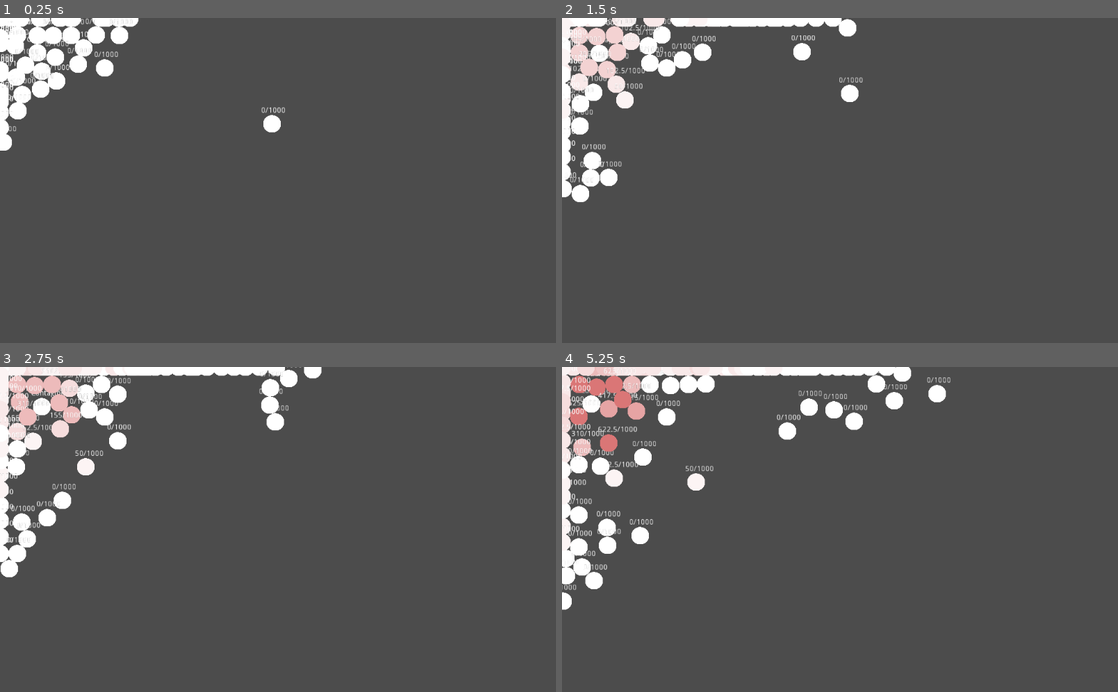
Above: before the commit, frames 1-4 (two rows, left to right).
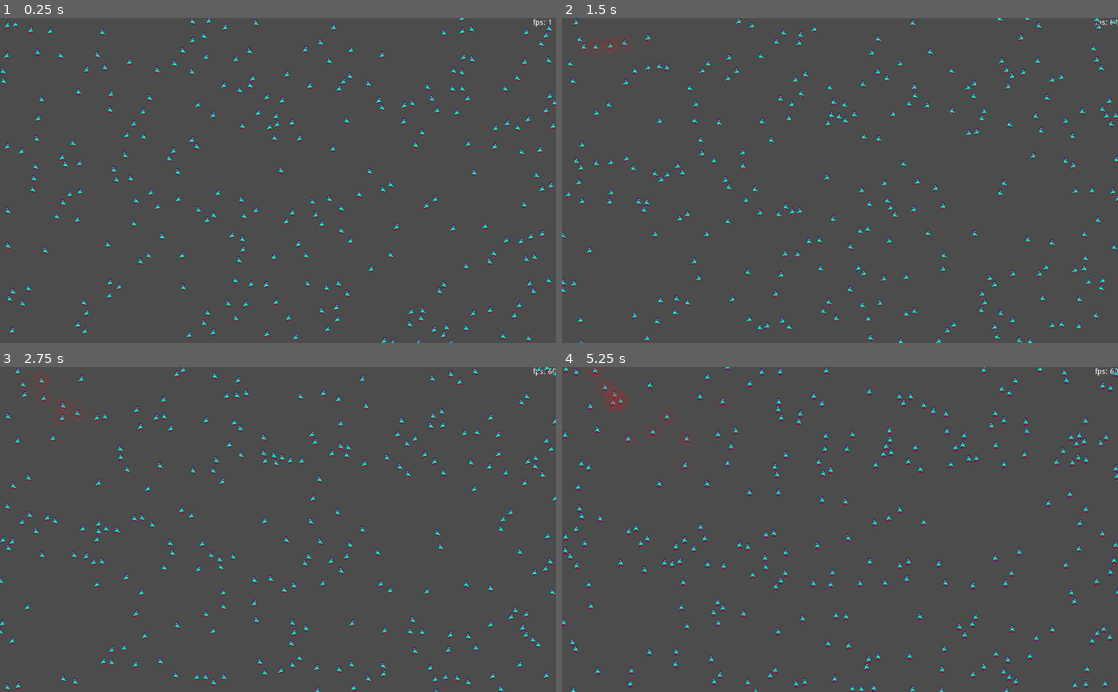
Above: after the commit, the same moments.

Repository: metcalf-putnam/OutbreakInSpace
Game: Godot game, scene res://root.tscn
The game is run twice, just before and just after one commit, with the same random seed, the same clock (stepped at 60 frames per second) and the same inputs. The project has no main scene, so this scene is started directly.
Inputs:
- Up to frame 1 (0.25 s): no input
- Up to frame 2 (1.5 s): tap Enter (ui_accept) at 0.5, 0.77 s; hold Right (ui_right) 0.53-1.28 s; hold Down (ui_down) from 1.28 s (still down)
- Up to frame 3 (2.75 s): tap Enter (ui_accept) at 1.52 s; release Down (ui_down) at 2.03 s; hold Right (ui_right) from 2.03 s (still down)
- Up to frame 4 (5.25 s): release Right (ui_right) at 2.78 s; hold Up (ui_up) 2.78-3.53 s; tap Enter (ui_accept) at 3.02, 3.77, 4.52 s; hold Left (ui_left) 3.53-5.03 s; hold Down (ui_down) from 5.03 s (still down)

The runs differ from the first frame. In frame 1, 7.6% of the frame differs, in the area x 0-100%, y 0-100%; in frame 2, 10%; in frame 3, 11%; in frame 4, 12%.

Commit message:
added animation

Diff:
--- a/characters/character.gd
+++ b/characters/character.gd
@@ -2,7 +2,7 @@
 class_name Character
 
 var screen_size
-var speed = 50
+var speed = 25
 
 var is_infected := false
 var is_contagious := false setget set_contagious
--- a/characters/character.tscn
+++ b/characters/character.tscn
@@ -1,16 +1,69 @@
-[gd_scene load_steps=6 format=2]
+[gd_scene load_steps=10 format=2]
 
 [ext_resource path="res://characters/character.gd" type="Script" id=1]
 [ext_resource path="res://characters/circle.png" type="Texture" id=2]
+[ext_resource path="res://characters/Animated_Aliens-Sheet.png" type="Texture" id=3]
 
 [sub_resource type="CircleShape2D" id=1]
-radius = 39.3685
+radius = 23.9767
 
 [sub_resource type="CircleShape2D" id=2]
-radius = 60.0323
+radius = 45.3409
 
 [sub_resource type="CircleShape2D" id=3]
-radius = 16.0912
+radius = 7.10376
+
+[sub_resource type="Animation" id=4]
+resource_name = "idle"
+length = 0.6
+loop = true
+tracks/0/type = "value"
+tracks/0/path = NodePath("Sprite:frame")
+tracks/0/interp = 1
+tracks/0/loop_wrap = true
+tracks/0/imported = false
+tracks/0/enabled = true
+tracks/0/keys = {
+"times": PoolRealArray( 0, 0.3 ),
+"transitions": PoolRealArray( 1, 1 ),
+"update": 1,
+"values": [ 0, 1 ]
+}
+
+[sub_resource type="Animation" id=5]
+resource_name = "walk_down"
+length = 0.8
+loop = true
+tracks/0/type = "value"
+tracks/0/path = NodePath("Sprite:frame")
+tracks/0/interp = 1
+tracks/0/loop_wrap = true
+tracks/0/imported = false
+tracks/0/enabled = true
+tracks/0/keys = {
+"times": PoolRealArray( 0, 0.2, 0.4, 0.6 ),
+"transitions": PoolRealArray( 1, 1, 1, 1 ),
+"update": 1,
+"values": [ 4, 5, 6, 7 ]
+}
+
+[sub_resource type="Animation" id=6]
+resource_name = "walk_left"
+length = 0.8
+loop = true
+step = 0.2
+tracks/0/type = "value"
+tracks/0/path = NodePath("Sprite:frame")
+tracks/0/interp = 1
+tracks/0/loop_wrap = true
+tracks/0/imported = false
+tracks/0/enabled = true
+tracks/0/keys = {
+"times": PoolRealArray( 0, 0.2, 0.4, 0.6 ),
+"transitions": PoolRealArray( 1, 1, 1, 1 ),
+"update": 1,
+"values": [ 8, 9, 10, 11 ]
+}
 
 [node name="Character" type="KinematicBody2D" groups=[
 "susceptible",
@@ -28,7 +81,10 @@
 shape = SubResource( 2 )
 
 [node name="Sprite" type="Sprite" parent="."]
-texture = ExtResource( 2 )
+texture = ExtResource( 3 )
+vframes = 3
+hframes = 4
+frame = 8
 
 [node name="ShedTimer" type="Timer" parent="."]
 
@@ -36,6 +92,7 @@
 shape = SubResource( 3 )
 
 [node name="Label" type="Label" parent="."]
+visible = false
 margin_left = -20.3563
 margin_top = -31.035
 margin_right = 19.6437
@@ -47,4 +104,9 @@
 [node name="InfectionVisual" type="Sprite" parent="."]
 modulate = Color( 0.77, 0.14, 0.14, 0 )
 texture = ExtResource( 2 )
+
+[node name="AnimationPlayer" type="AnimationPlayer" parent="."]
+anims/idle = SubResource( 4 )
+anims/walk_down = SubResource( 5 )
+anims/walk_left = SubResource( 6 )
 [connection signal="timeout" from="ShedTimer" to="." method="_on_ShedTimer_timeout"]
--- a/characters/npc.gd
+++ b/characters/npc.gd
@@ -18,6 +18,15 @@
 	var x = rng.randf_range(-1.0, 1.0)
 	var y = rng.randf_range(-1.0, 1.0)
 	direction = Vector2(x, y)
+	animate_sprite()
+
+
+func animate_sprite():
+	$AnimationPlayer.play("walk_left")
+	if direction.x <= 0:
+		$Sprite.flip_h = false
+	else:
+		$Sprite.flip_h = true
 
 
 func _physics_process(_delta):
--- a/characters/npc.tscn
+++ b/characters/npc.tscn
@@ -6,6 +6,12 @@
 [node name="NPC" instance=ExtResource( 2 )]
 script = ExtResource( 1 )
 
+[node name="Sprite" parent="." index="2"]
+frame = 1
+
+[node name="CollisionShape2D" parent="." index="4"]
+position = Vector2( 0, 1.12247 )
+
 [node name="RandDirTimer" type="Timer" parent="." index="7"]
 wait_time = 2.0
 [connection signal="timeout" from="RandDirTimer" to="." method="_on_RandDirTimer_timeout"]
--- /dev/null
+++ b/fps.gd
@@ -0,0 +1,7 @@
+extends Label
+
+onready var OtherNode = get_node("Path/To/Other/Node")
+
+func _process(delta):
+	text = ""
+	text += "fps: " + str(Engine.get_frames_per_second())
--- a/root.gd
+++ b/root.gd
@@ -1,5 +1,5 @@
 extends Node2D
-var starting_npcs := 100
+var starting_npcs := 250
 export (PackedScene) var NPC
 var screen_size
 var rng = RandomNumberGenerator.new()
@@ -17,7 +17,7 @@
 
 
 func get_random_pos() -> Vector2:
-	var x = rng.randf_range(-1.0, 1.0)
-	var y = rng.randf_range(-1.0, 1.0)
+	var x = rng.randf_range(0, screen_size.x)
+	var y = rng.randf_range(0, screen_size.y)
 	var vector = Vector2(x, y)
 	return vector
--- a/root.tscn
+++ b/root.tscn
@@ -1,9 +1,10 @@
-[gd_scene load_steps=5 format=2]
+[gd_scene load_steps=6 format=2]
 
 [ext_resource path="res://characters/player.tscn" type="PackedScene" id=1]
 [ext_resource path="res://characters/character.tscn" type="PackedScene" id=2]
 [ext_resource path="res://characters/npc.tscn" type="PackedScene" id=3]
 [ext_resource path="res://root.gd" type="Script" id=4]
+[ext_resource path="res://fps.gd" type="Script" id=5]
 
 [node name="Root" type="Node2D"]
 script = ExtResource( 4 )
@@ -17,3 +18,13 @@
 
 [node name="NPC" parent="." instance=ExtResource( 3 )]
 position = Vector2( 495.149, 205.997 )
+
+[node name="FPS" type="Label" parent="."]
+margin_left = 982.02
+margin_top = 1.99774
+margin_right = 1022.02
+margin_bottom = 15.9977
+script = ExtResource( 5 )
+__meta__ = {
+"_edit_use_anchors_": false
+}
Binary file added: characters/Animated_Aliens-Sheet.png
Not shown, added: characters/Animated_Aliens-Sheet.png.import
